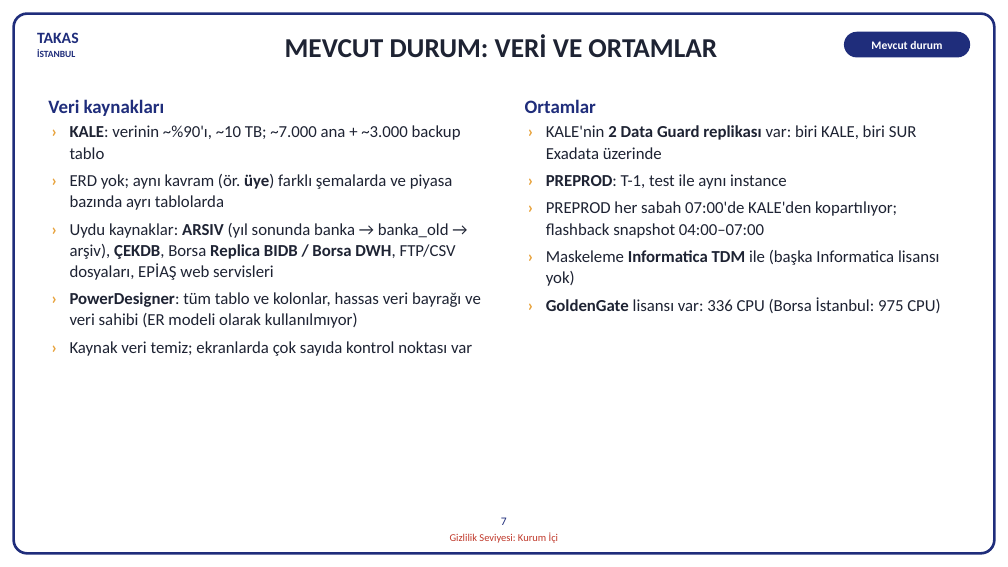
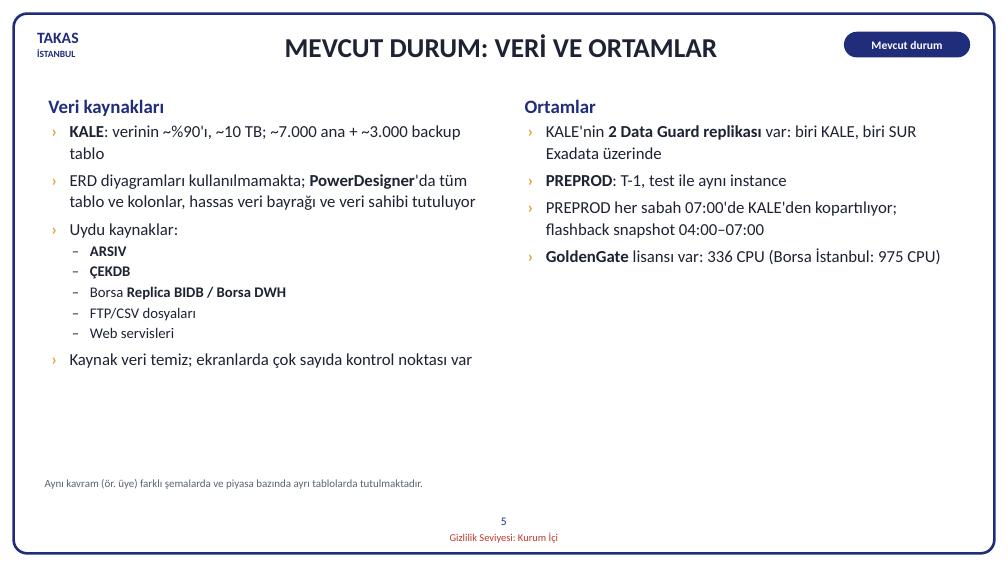
Before and after one commit to hanifidemirel0/Cursor-Projects, a slide deck: slide 5 of outputs/dwh-sunum-kasim-2026/5 - DWHSunum_Kasim2026.pptx (slide 7 before the commit). Drawn at 1008x567 pixels with LibreOffice and Linux fonts; fonts in the diff are those of the drawing. Boxes give left, top, right and bottom in pixels: in the first picture for what was removed or moved away, otherwise in the second. Text is boxed around its words. In the diff, an @@ line names an element or a change of style, - is before the commit and + after.

```diff
--- a/outputs/dwh-sunum-kasim-2026/5 - DWHSunum_Kasim2026.pptx
+++ b/outputs/dwh-sunum-kasim-2026/5 - DWHSunum_Kasim2026.pptx
@@ text at (x1=70, y1=174, x2=475, y2=338): text changed @@
-› ERD yok; aynı kavram (ör. üye) farklı şemalarda ve piyasa bazında ayrı tablolarda
-› Uydu kaynaklar: ARSIV (yıl sonunda banka → banka_old → arşiv), ÇEKDB, Borsa Replica BIDB / Borsa DWH, FTP/CSV dosyaları, EPİAŞ web servisleri
-› PowerDesigner: tüm tablo ve kolonlar, hassas veri bayrağı ve veri sahibi (ER modeli olarak kullanılmıyor)
+› ERD diyagramları kullanılmamakta; PowerDesigner'da tüm tablo ve kolonlar, hassas veri bayrağı ve veri sahibi tutuluyor
+› Uydu kaynaklar:
+– ARSIV
+– ÇEKDB
+– Borsa Replica BIDB / Borsa DWH
+– FTP/CSV dosyaları
+– Web servisleri
@@ text at (x1=546, y1=250, x2=939, y2=286): paragraph removed @@
-› Maskeleme Informatica TDM ile (başka Informatica lisansı yok)
@@ text added at (x1=45, y1=479, x2=423, y2=489), 10.5 pt, text #5A6373 @@
+Aynı kavram (ör. üye) farklı şemalarda ve piyasa bazında ayrı tablolarda tutulmaktadır.
@@ text at (x1=501, y1=517, x2=507, y2=525): text changed @@
-7
+5
```
Also in this commit, not shown: 23 other slides changed, 2 slides removed, 3 other files.
